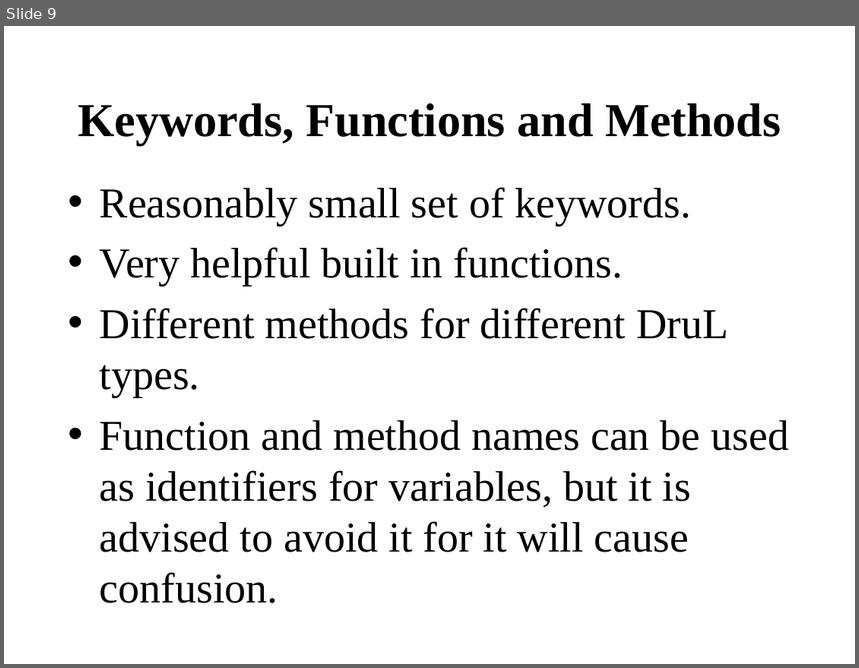
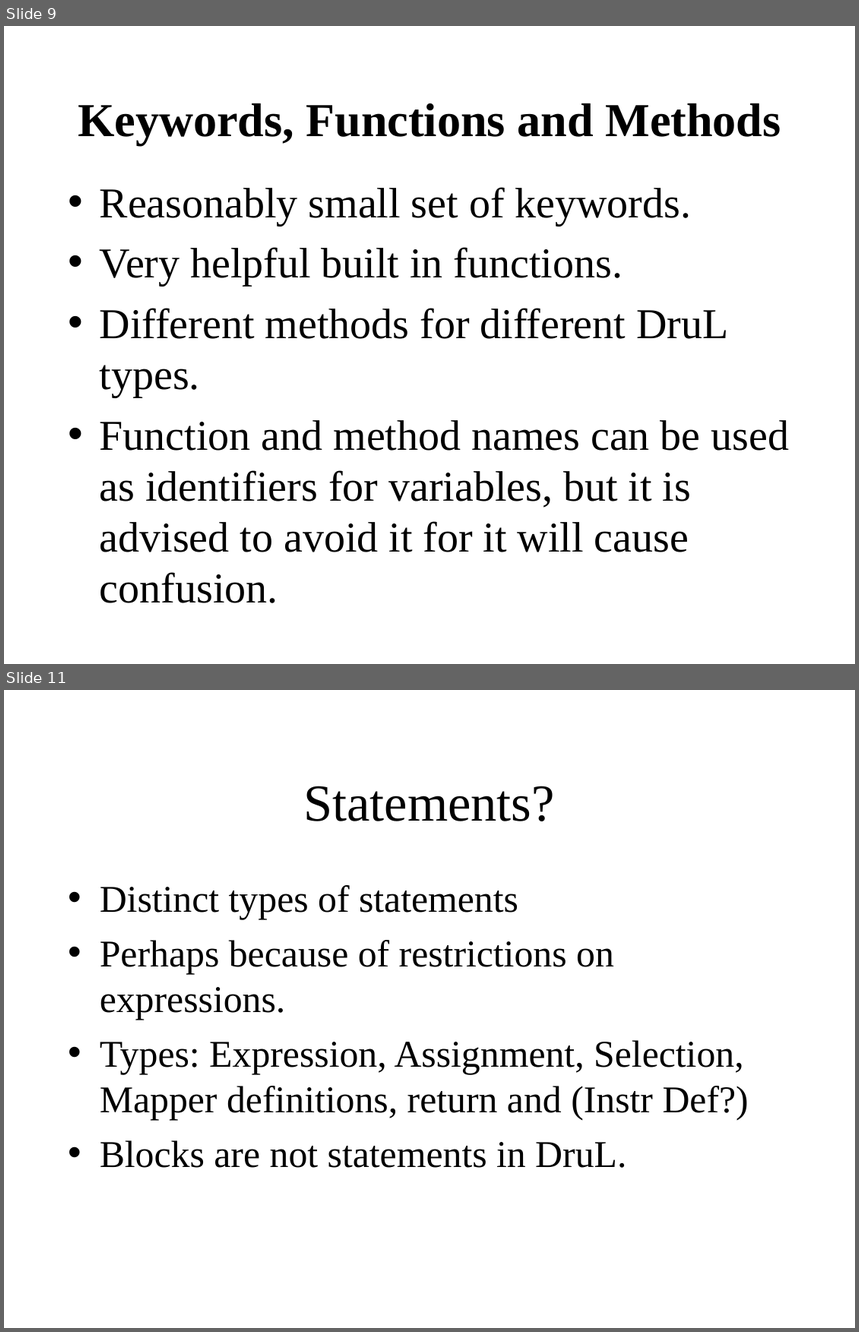
Before and after one commit to waseemilahi/drul, a slide deck: Presentation/Part3.ppt. Shown one above the other, each under a label of ours: slide 9 before the commit, slides 9 and 11 after it; the slides between them are not shown. The pictures are 859x668 and 859x1332 pixels, drawn with LibreOffice and Linux fonts; fonts in the diff are those of the drawing. Boxes give left, top, right and bottom in pixels: in the first picture for what was removed or moved away, otherwise in the second. Text is boxed around its words. In the diff, an @@ line names an element or a change of style, - is before the commit and + after.

```diff
--- a/Presentation/Part3.ppt
+++ b/Presentation/Part3.ppt
@@ slide 11 added at box(4, 690, 855, 1328), background #FFFFFF @@
@@ title added at box(303, 786, 554, 821), 44 pt, text #000000 @@
+Statements?
@@ text added at box(100, 885, 749, 1168), 32 pt, text #000000 @@
+• Distinct types of statements
+• Perhaps because of restrictions on expressions.
+• Types: Expression, Assignment, Selection, Mapper definitions, return and (Instr Def?)
+• Blocks are not statements in DruL.
```
Also in this commit, not shown: 2 slides changed, 4 other slides added.
